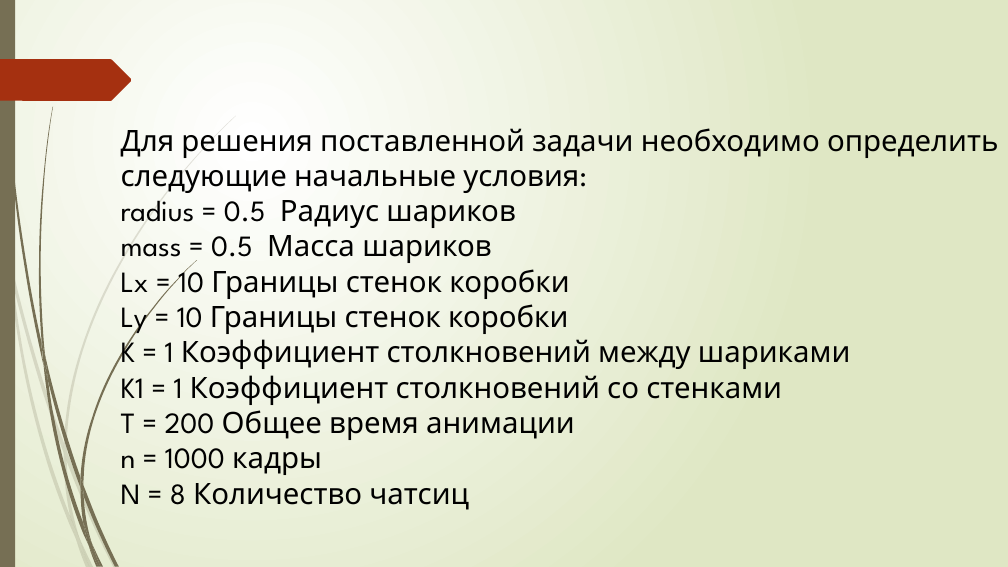
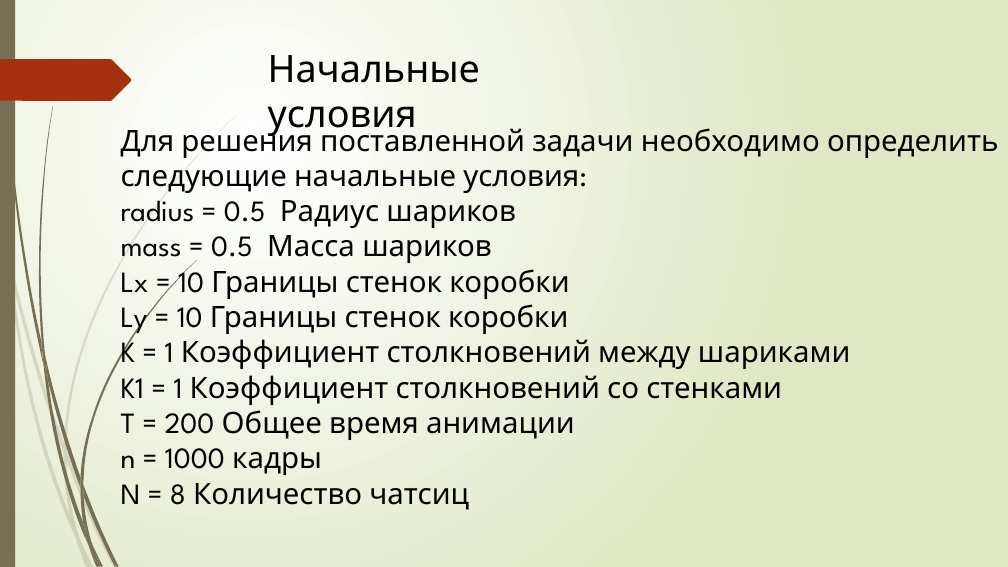
Before and after one commit to MatveiLepehov/final_project, a slide deck: slide 3 of презентация 2.pptx (slide 6 before the commit). Drawn at 1008x567 pixels with LibreOffice and Linux fonts; fonts in the diff are those of the drawing. Boxes give left, top, right and bottom in pixels: in the first picture for what was removed or moved away, otherwise in the second. Text is boxed around its words. In the diff, an @@ line names an element or a change of style, - is before the commit and + after.

```diff
--- a/презентация 2.pptx
+++ b/презентация 2.pptx
@@ text added at bbox=[268, 55, 480, 137], 36 pt, text #000000 @@
+Начальные условия
```
Also in this commit, not shown: 2 slides removed, 1 other file.
